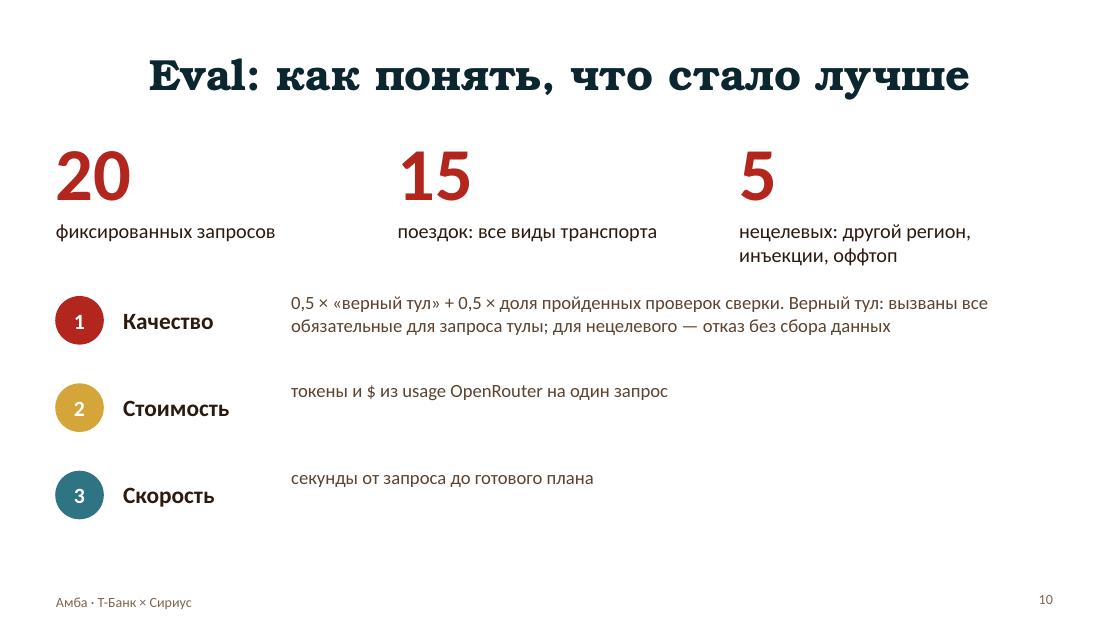
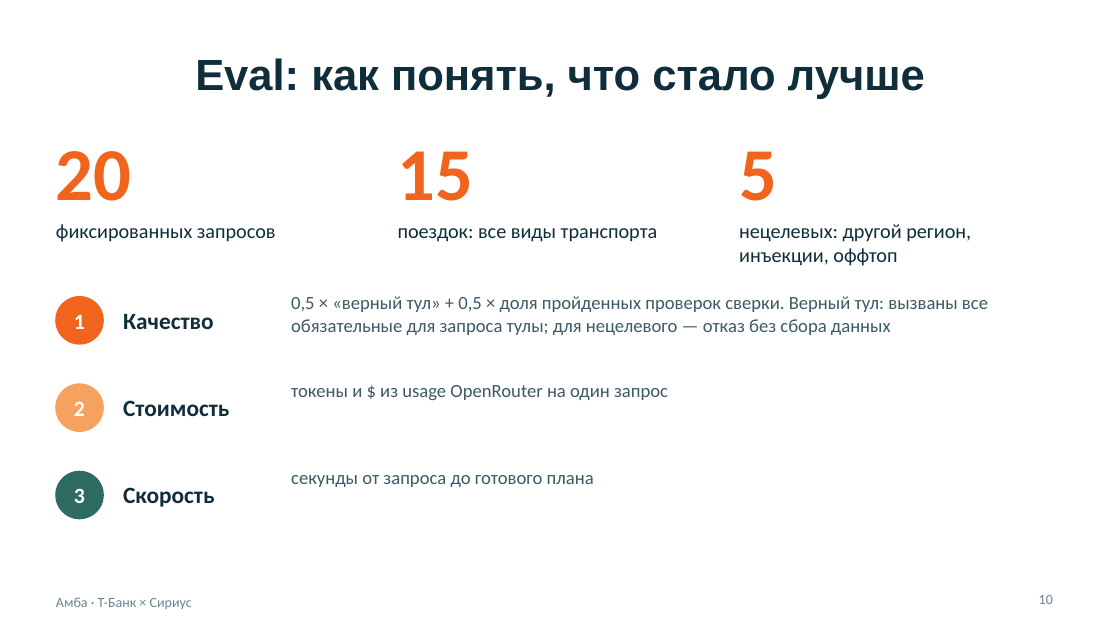
Before and after one commit to BessolitsinGleb/AI-ta, a slide deck: slide 10 of presentation/Amba_Travel_AI.pptx. Drawn at 1120x630 pixels with LibreOffice and Linux fonts; fonts in the diff are those of the drawing. Boxes give left, top, right and bottom in pixels: in the first picture for what was removed or moved away, otherwise in the second. Text is boxed around its words. In the diff, an @@ line names an element or a change of style, - is before the commit and + after.

```diff
--- a/presentation/Amba_Travel_AI.pptx
+++ b/presentation/Amba_Travel_AI.pptx
@@ title "Eval: как понять, что стало ..." at <box>195,58,925,99</box>: font TeX Gyre Bonum to Arial, text colour #0C2630 to #0F2D3A @@
@@ text colour #B3261E to #F0641E in 3 elements at <box>56,151,132,201</box>, <box>398,151,474,201</box>, <box>739,151,777,201</box> @@
@@ ellipse at <box>56,297,103,344</box>: fill #B3261E to #F0641E; outline #B3261E 1 pt to #F0641E 1 pt @@
@@ ellipse at <box>56,384,103,431</box>: fill #D4A63A to #F5A15F; outline #D4A63A 1 pt to #F5A15F 1 pt @@
@@ ellipse at <box>56,472,103,519</box>: fill #2F7482 to #2E6B62; outline #2F7482 1 pt to #2E6B62 1 pt @@
@@ text colour #2A1A10 to #0F2D3A in 6 elements at <box>56,224,276,242</box>, <box>398,228,658,242</box>, <box>739,224,971,266</box>, <box>123,314,214,329</box>, <box>123,400,229,416</box>, <box>123,487,214,507</box> @@
@@ text colour #5B4431 to #3D5A66 in 3 elements at <box>291,296,988,335</box>, <box>291,385,668,400</box>, <box>291,475,594,487</box> @@
@@ text "Амба · Т-Банк × Сириус" at <box>56,597,192,609</box>: text colour #7D6650 to #6B8590 @@
@@ page number at <box>1039,595,1053,604</box>: text colour #7D6650 to #6B8590 @@
```
Also in this commit, not shown: 12 other slides changed, 2 slides added, 2 slides removed, 28 other files.
